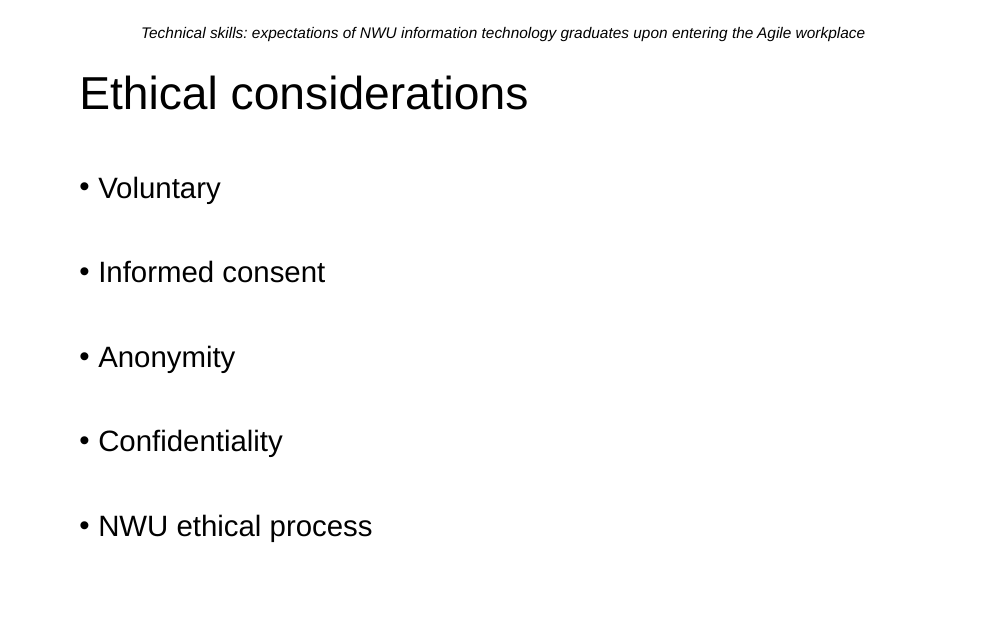
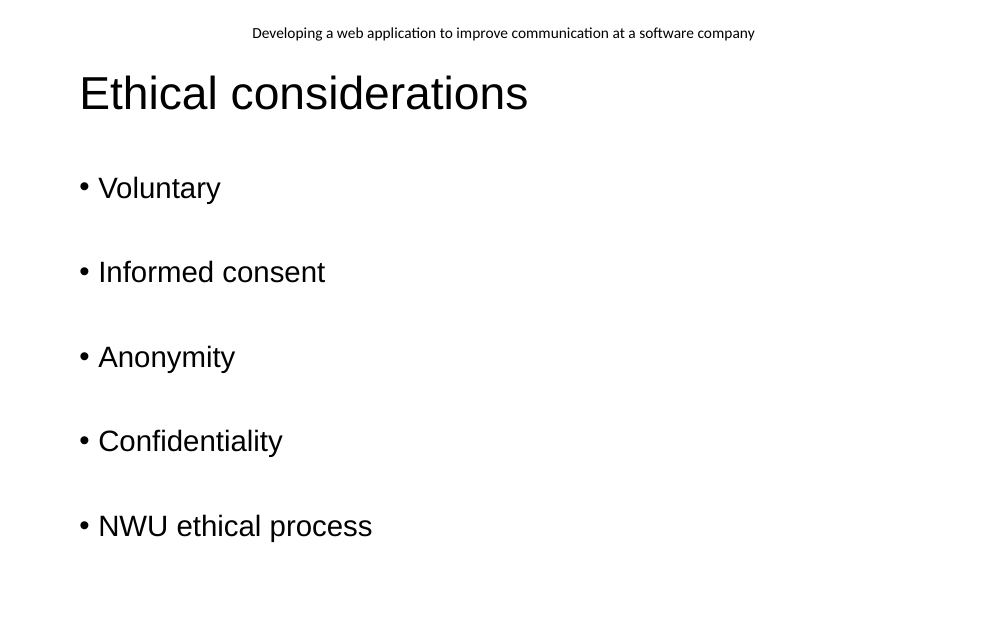
Before and after one commit to EnricoDreyer/Honors2021, a slide deck: slide 9 of Z ITRI 671 Research/Presentation/ITRI671_Presentation.pptx. Drawn at 1008x630 pixels with LibreOffice and Linux fonts; fonts in the diff are those of the drawing; background and template pictures are left out. Boxes give left, top, right and bottom in pixels: in the first picture for what was removed or moved away, otherwise in the second. Text is boxed around its words. In the diff, an @@ line names an element or a change of style, - is before the commit and + after.

```diff
--- a/Z ITRI 671 Research/Presentation/ITRI671_Presentation.pptx
+++ b/Z ITRI 671 Research/Presentation/ITRI671_Presentation.pptx
@@ text at (x1=252, y1=27, x2=755, y2=41): text changed; font Arial to Calibri; italic off @@
-Technical skills: expectations of NWU information technology graduates upon entering the Agile workplace
+Developing a web application to improve communication at a software company
```
Also in this commit, not shown: 12 other slides changed, 4 slides added, 3 slides removed, 3 other files.
